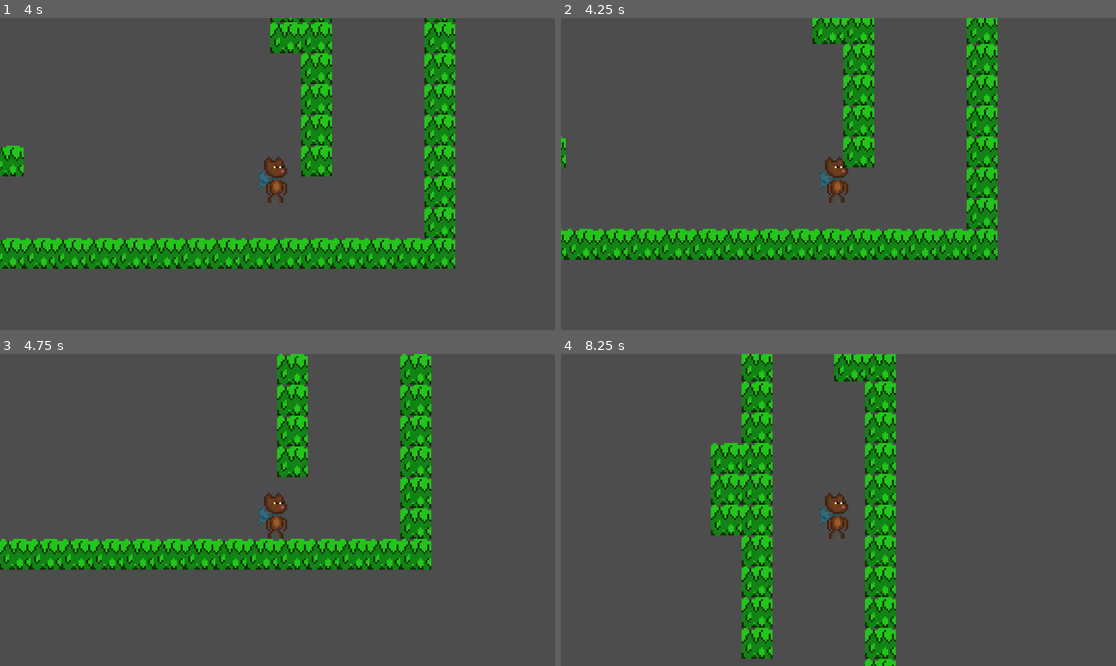
Above: before the commit, frames 1-4 (two rows, left to right).
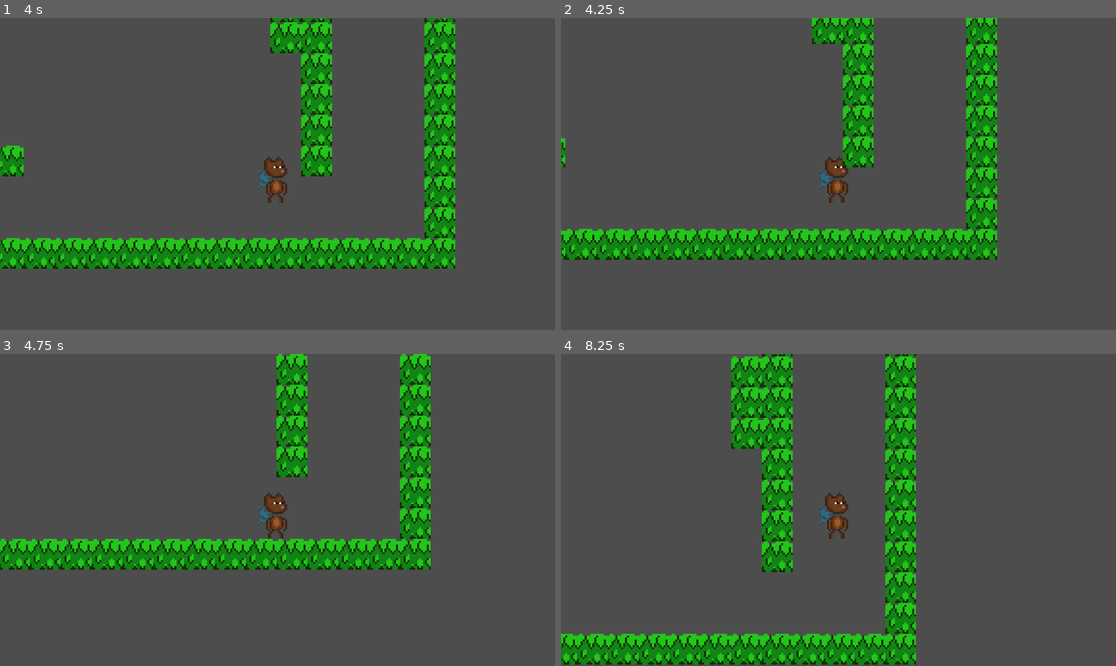
Above: after the commit, the same moments.

Repository: MichaelPherry/CapedSquirrel
Game: Godot game, scene res://scenes/testWorld.tscn
The game is run twice, just before and just after one commit, with the same random seed, the same clock (stepped at 60 frames per second) and the same inputs.
Inputs (mouse positions are in pixels of both pictures, inside the frame that each line leads up to):
- Up to frame 1 (4 s): tap Enter (ui_accept) at 0.5, 0.77, 3.77 s; move the mouse to (399, 158) at 0.52 s; hold Right (ui_right) 0.53-1.25 s; tap Shift (shift_key) at 0.6, 2.1, 3.6 s; click (399, 158) at 0.67 s; drag from (166, 189) to (249, 236) at 1.27 s; move the mouse to (333, 105) at 2.02 s; hold Left (ui_left) 2.03-2.75 s; drag from (249, 236) to (111, 127) at 2.77 s; move the mouse to (444, 220) at 3.52 s; hold Right (ui_right) from 3.53 s (still down)
- Up to frame 2 (4.25 s): keep holding Right (ui_right)
- Up to frame 3 (4.75 s): release Right (ui_right) at 4.25 s; drag from (111, 463) to (194, 432) at 4.27 s
- Up to frame 4 (8.25 s): tap Enter (ui_accept) at 5, 6.77 s; move the mouse to (866, 510) at 5.02 s; hold Right (ui_right) 5.03-5.75 s; tap Shift (shift_key) at 5.1, 6.6, 8.1 s; click (866, 510) at 5.17 s; drag from (755, 432) to (727, 525) at 5.77 s; move the mouse to (960, 494) at 6.52 s; hold Left (ui_left) 6.53-7.25 s; drag from (727, 525) to (810, 572) at 7.27 s; move the mouse to (894, 441) at 8.02 s; hold Right (ui_right) from 8.03 s (still down)

Frame 1 is identical in both runs. In frame 2, 2.6% of the frame differs, in the area x 0-79%, y 0-78%; in frame 3, 2.2%; in frame 4, 23%, in the area x 0-64%, y 0-100%.

Commit message:
walljump running smoothly

Diff:
--- a/scenes/player.tscn
+++ b/scenes/player.tscn
@@ -9,8 +9,9 @@
 [ext_resource type="Script" path="res://scripts/player scripts/player state machines/Jump_peak.gd" id="7_g71tp"]
 [ext_resource type="Script" path="res://scripts/player scripts/player state machines/Falling.gd" id="8_a6b5p"]
 [ext_resource type="Script" path="res://scripts/player scripts/player state machines/Gliding.gd" id="9_tfv5c"]
-[ext_resource type="Script" path="res://scripts/player scripts/player state machines/Walljump.gd" id="10_aoefu"]
+[ext_resource type="Script" path="res://scripts/player scripts/player state machines/WallCling.gd" id="10_aoefu"]
 [ext_resource type="Script" path="res://scripts/player scripts/player state machines/Hooked.gd" id="11_pbovq"]
+[ext_resource type="Script" path="res://scripts/player scripts/player state machines/Wall_jump.gd" id="12_nyltu"]
 
 [sub_resource type="AtlasTexture" id="AtlasTexture_7xy0o"]
 atlas = ExtResource("2_jh824")
@@ -31,7 +32,7 @@
 radius = 4.0
 height = 20.0
 
-[node name="Player" type="CharacterBody2D" node_paths=PackedStringArray("walk_state", "idle_state", "jump_peak_state", "fall_state", "jump_state", "glide_state", "walljump_state", "hooked_state")]
+[node name="Player" type="CharacterBody2D" node_paths=PackedStringArray("walk_state", "idle_state", "jump_peak_state", "fall_state", "jump_state", "glide_state", "wallcling_state", "walljump_state", "hooked_state")]
 script = ExtResource("1_w235m")
 walk_state = NodePath("Player_state_machine/Walking")
 idle_state = NodePath("Player_state_machine/Idle")
@@ -39,7 +40,8 @@
 fall_state = NodePath("Player_state_machine/Falling")
 jump_state = NodePath("Player_state_machine/Jumping")
 glide_state = NodePath("Player_state_machine/Gliding")
-walljump_state = NodePath("Player_state_machine/Wall_Jump")
+wallcling_state = NodePath("Player_state_machine/Wall_Cling")
+walljump_state = NodePath("Player_state_machine/Wall_jump")
 hooked_state = NodePath("Player_state_machine/Hooked")
 
 [node name="AnimatedSprite2D" type="AnimatedSprite2D" parent="."]
@@ -78,11 +80,16 @@
 script = ExtResource("9_tfv5c")
 animation_name = "idle"
 
-[node name="Wall_Jump" type="Node" parent="Player_state_machine"]
+[node name="Wall_Cling" type="Node" parent="Player_state_machine"]
 script = ExtResource("10_aoefu")
+animation_name = "idle"
 
 [node name="Hooked" type="Node" parent="Player_state_machine"]
 script = ExtResource("11_pbovq")
+animation_name = "idle"
+
+[node name="Wall_jump" type="Node" parent="Player_state_machine"]
+script = ExtResource("12_nyltu")
 
 [node name="coyote_timer" type="Timer" parent="."]
 one_shot = true
@@ -93,6 +100,13 @@
 [node name="jump_buffer_timer" type="Timer" parent="."]
 one_shot = true
 
+[node name="walljump_timer" type="Timer" parent="."]
+one_shot = true
+
+[node name="ignore_accel_timer" type="Timer" parent="."]
+
 [connection signal="timeout" from="coyote_timer" to="Player_state_machine/Falling" method="_on_coyote_timer_timeout"]
 [connection signal="timeout" from="fullhop_timer" to="Player_state_machine/Jumping" method="_on_fullhop_timer_timeout"]
 [connection signal="timeout" from="jump_buffer_timer" to="." method="_on_jump_buffer_timer_timeout"]
+[connection signal="timeout" from="walljump_timer" to="Player_state_machine/Wall_jump" method="_on_walljump_timer_timeout"]
+[connection signal="timeout" from="ignore_accel_timer" to="." method="_on_ignore_accel_timer_timeout"]
--- a/scripts/player scripts/player state machines/Falling.gd
+++ b/scripts/player scripts/player state machines/Falling.gd
@@ -22,6 +22,7 @@
 var can_jump = false
 var target_speed = 0
 
+var wall_jump = false
 
 func enter():
 	#when we have just entered fall, set a timer to remove our jump after a short duration (5ish frames)
@@ -38,12 +39,15 @@
 
 func exit():
 	coyote_timer.stop()
+	wall_jump = false
 	return
 
 func input_step(event: InputEvent) -> State:
 	#get movement and jump inputs, if jumped and still in coyote time, enter jump, otherwise buffer jump
 	if Input.is_action_just_pressed(PlayerData.controls["jump"]):
 		if can_jump:
+			if wall_jump:
+				return parent.walljump_state
 			return parent.jump_state
 		else:
 			jump_buffer_timer.start(PlayerData.JUMP_BUFFER_LENGTH)
@@ -59,16 +63,17 @@
 	#calculate acceleration and update velocities
 	var temp_accel = PlayerData.calcTempAccel(target_speed, parent.velocity.x, SPEED, PlayerData.AERIAL_ACCEL_MOD, PlayerData.AIR_DRAG)
 
-	parent.velocity.x += (temp_accel * delta*PlayerData.accel_modifier)
+	parent.velocity.x += (temp_accel * delta)
 	parent.velocity.y += GRAVITY*delta
+
+	if parent.velocity.y > MAX_FALL_SPEED:
+		parent.velocity.y = MAX_FALL_SPEED
+
+	parent.move_and_slide()
 
 	if Global.is_hooked:
 		return parent.hooked_state
-	#ensure we dont pass max fall speed
-	if parent.velocity.y > MAX_FALL_SPEED:
-		parent.velocity.y = MAX_FALL_SPEED
-	#move player and slide against walls and ceilings
-	parent.move_and_slide()
+
 	return parent.handle_air_collision()
 
 
--- a/scripts/player scripts/player state machines/Idle.gd
+++ b/scripts/player scripts/player state machines/Idle.gd
@@ -7,10 +7,6 @@
 func enter() -> void:
 	#ensure coyote_time if we enter fall state next
 	parent.fall_state.can_jump = true
-
-	parent.jump_state.wall_jump = 0
-	parent.jump_state.jump_modifier = 1
-	parent.jump_state.jump_boost_modifier = 1
 	#zero velocity and play animation
 	parent.velocity.x = 0
 	parent.sprite.play(animation_name)
--- a/scripts/player scripts/player state machines/Jump_peak.gd
+++ b/scripts/player scripts/player state machines/Jump_peak.gd
@@ -9,7 +9,7 @@
 
 #multipliers to increase velocity/acceleration respectively
 const ACCEL_MOD = 1.5
-const VEL_MOD = 1.35
+const VEL_MOD = 1.3
 #speed (base speed times velocity modifier )
 const SPEED = PlayerData.BASE_SPEED*VEL_MOD
 
@@ -50,7 +50,7 @@
 	#calculate acceleration and gravity, update velocity and move
 	var temp_accel = PlayerData.calcTempAccel(target_speed, parent.velocity.x, SPEED, ACCEL_MOD, PlayerData.AIR_DRAG)
 
-	parent.velocity.x += (temp_accel * delta*PlayerData.accel_modifier)
+	parent.velocity.x += (temp_accel * delta)
 	parent.velocity.y += (GRAVITY*delta)
 	#want to maybe implement a grace window where u get a boost in your jump if ur just about to clear an obstacle
 	parent.move_and_slide()
--- a/scripts/player scripts/player state machines/Jumping.gd
+++ b/scripts/player scripts/player state machines/Jumping.gd
@@ -15,9 +15,6 @@
 var current_gravity = 0
 var target_speed = 0
 
-var wall_jump = 0
-var jump_modifier = 1
-var jump_boost_modifier = 1
 
 
 func enter():
@@ -25,14 +22,11 @@
 	parent.fall_state.can_jump = false
 	#gravity is zero at start of jump (comes back in after fullhop or on key release)
 	current_gravity = 0
-	parent.walljump_state.current_gravity = 0
+	parent.wallcling_state.current_gravity = 0
 	#set y velocity to jump height and add jump boost if we are moving in a direction
-	parent.velocity.y = PlayerData.JUMP_VELOCITY*jump_modifier
-	if wall_jump == 0:
-		parent.velocity.x += sign(parent.velocity.x)*PlayerData.JUMP_BOOST*jump_boost_modifier
+	parent.velocity.y = PlayerData.JUMP_VELOCITY
+	parent.velocity.x += sign(parent.velocity.x)*PlayerData.JUMP_BOOST
 
-	else:
-		parent.velocity.x = (SPEED*wall_jump)+(wall_jump*PlayerData.JUMP_BOOST*jump_boost_modifier)
 	#set off fullhop timer to bring gravity back if player does not release jump
 	fullhop_timer.start(PlayerData.FULLHOP_LENGTH)
 	#calculate movement and set target speed
@@ -41,14 +35,10 @@
 
 	parent.sprite.play(animation_name)
 
-	jump_modifier = 1
-	jump_boost_modifier = 1
-	wall_jump = 0
 	return
 
 func exit():
-	PlayerData.accel_modifier = 1
-	return
+	pass
 
 func input_step(event: InputEvent) -> State:
 	#calculate movement and set target speed
@@ -57,6 +47,7 @@
 	# bring back gravity of jump key released
 	if Input.is_action_just_released(PlayerData.controls["jump"]):
 		current_gravity = PlayerData.DEFAULT_GRAVITY
+		parent.wallcling_state.current_gravity = parent.wallcling_state.GRAVITY
 		fullhop_timer.stop()
 	if Input.is_action_just_pressed(PlayerData.controls["glide"]):
 		return parent.glide_state
@@ -73,8 +64,8 @@
 	#calc accel and gravity and update velocities and move character
 	var temp_accel = PlayerData.calcTempAccel(target_speed, parent.velocity.x, SPEED, PlayerData.AERIAL_ACCEL_MOD, PlayerData.AIR_DRAG)
 
-	parent.velocity.x += (temp_accel * delta*PlayerData.accel_modifier)
-	parent.velocity.y += current_gravity * delta
+	parent.velocity.x += (temp_accel * delta)
+	parent.velocity.y += (current_gravity * delta)
 	parent.move_and_slide()
 
 	if Global.is_hooked:
@@ -97,4 +88,4 @@
 #brings back gravity after a certain amount of time if we dont release jump
 func _on_fullhop_timer_timeout():
 	current_gravity = PlayerData.DEFAULT_GRAVITY
-	parent.walljump_state.current_gravity = parent.walljump_state.GRAVITY
+	parent.wallcling_state.current_gravity = parent.wallcling_state.GRAVITY
--- a/scripts/player scripts/player state machines/Walking.gd
+++ b/scripts/player scripts/player state machines/Walking.gd
@@ -18,9 +18,6 @@
 	#re-enables coyote time if we fall off a ledge
 	parent.fall_state.can_jump = true
 
-	parent.jump_state.wall_jump = 0
-	parent.jump_state.jump_modifier = 1
-	parent.jump_state.jump_boost_modifier = 1
 	#get movement input
 	var direction = Input.get_axis(PlayerData.controls["left"], PlayerData.controls["right"])
 	target_speed = direction*SPEED
--- a/scripts/player scripts/player state machines/Walljump.gd
+++ b/scripts/player scripts/player state machines/WallCling.gd
@@ -1,7 +1,7 @@
 extends State
 
 
-const state_name = "walljump"
+const state_name = "wallcling"
 
 const SPEED =PlayerData.BASE_SPEED*.5
 
@@ -16,18 +16,18 @@
 var target_speed = 0
 var current_gravity = 0
 
+
 func enter():
 	parent.sprite.play(animation_name)
 
 
 	#get input, buffer jump if pressed and calculate movement direction
+	if PlayerData.jump_buffered:
+		return parent.walljump_state
 	if !(Input.is_action_pressed(PlayerData.controls["jump"])):
 		current_gravity = GRAVITY
 	if Input.is_action_just_pressed(PlayerData.controls["jump"]):
-		parent.jump_state.jump_modifier = WALLJUMP_HEIGHT
-		parent.jump_state.jump_boost_modifier = WALLJUMP_BOOST
-		PlayerData.accel_modifier = WALLJUMP_ACCEL
-		return parent.jump_state
+		return parent.walljump_state
 	var dir = Input.get_axis(PlayerData.controls["left"], PlayerData.controls["right"])
 	target_speed = dir*SPEED
 
@@ -43,10 +43,7 @@
 	if !(Input.is_action_pressed(PlayerData.controls["jump"])):
 		current_gravity = GRAVITY
 	if Input.is_action_just_pressed(PlayerData.controls["jump"]):
-		parent.jump_state.jump_modifier = WALLJUMP_HEIGHT
-		parent.jump_state.jump_boost_modifier = WALLJUMP_BOOST
-		PlayerData.accel_modifier = WALLJUMP_ACCEL
-		return parent.jump_state
+		return parent.walljump_state
 	var dir = Input.get_axis(PlayerData.controls["left"], PlayerData.controls["right"])
 	target_speed = dir*SPEED
 	return null
@@ -55,26 +52,20 @@
 	return null
 
 func physics_step(delta) -> State:
-	parent.velocity.x += (target_speed)*0.25*delta
-	parent.velocity.y += (current_gravity*delta)
+	#calc accel and gravity and update velocities and move character
+	var temp_accel = PlayerData.calcTempAccel(target_speed, parent.velocity.x, SPEED, PlayerData.AERIAL_ACCEL_MOD, PlayerData.AIR_DRAG)
 
+	parent.velocity.x += (temp_accel * delta)
+	parent.velocity.y += current_gravity * delta
 	parent.move_and_slide()
 
 	if Global.is_hooked:
 		return parent.hooked_state
 
 	if !(parent.is_on_wall()):
-		parent.jump_state.jump_modifier = 1
-		parent.jump_state.jump_boost_modifier = 1
-		PlayerData.accel_modifier = 1
-		parent.jump_state.wall_jump = 0
-		if parent.velocity.y > (PlayerData.HANG_THRESHOLD):
-			return parent.fall_state
-		return parent.jump_peak_state
+		parent.fall_state.can_jump = true
+		parent.fall_state.wall_jump = true
+		return parent.fall_state
 	if parent.is_on_floor():
-		parent.jump_state.wall_jump = 0
-		PlayerData.accel_modifier = 1
-		parent.jump_state.jump_modifier = 1
-		parent.jump_state.jump_boost_modifier = 1
 		return parent.idle_state
 	return null
--- /dev/null
+++ b/scripts/player scripts/player state machines/Wall_jump.gd
@@ -0,0 +1,84 @@
+extends State
+
+@onready
+var exit_timer = $"../../walljump_timer"
+
+@onready
+var accel_timer = $"../../ignore_accel_timer"
+
+const state_name = "walljump"
+
+const SPEED =PlayerData.BASE_SPEED*.5
+
+const WALLJUMP_BOOST = 6
+const WALLJUMP_HEIGHT = .8
+
+const ACCEL_MOD = PlayerData.AERIAL_ACCEL_MOD*2
+const VEL_MOD = 1.5
+
+const TIME_IN_WALLJUMP = .24
+const TIME_IN_NOACCEL = .18
+
+var GRAVITY = PlayerData.DEFAULT_GRAVITY
+
+var target_speed = 0
+var current_gravity = 0
+
+var wall_norm = 0
+
+func enter():
+	current_gravity = 0
+
+	accel_timer.stop
+	exit_timer.start(TIME_IN_WALLJUMP)
+	parent.sprite.play(animation_name)
+	target_speed = (((PlayerData.BASE_SPEED*VEL_MOD)+ (PlayerData.JUMP_BOOST*WALLJUMP_BOOST))*wall_norm)
+	parent.velocity.y = PlayerData.JUMP_VELOCITY*WALLJUMP_HEIGHT
+	wall_norm = 0
+	#get input, buffer jump if pressed and calculate movement direction
+	if !(Input.is_action_pressed(PlayerData.controls["jump"])):
+		parent.state_machine.change_state(parent.jump_peak_state)
+
+
+
+	return
+
+func exit():
+	PlayerData.ignore_accel = true
+
+	exit_timer.stop()
+
+	accel_timer.start(TIME_IN_NOACCEL)
+	pass
+
+
+func input_step(event: InputEvent) -> State:
+	#get input, buffer jump if pressed and calculate movement direction
+	if !(Input.is_action_pressed(PlayerData.controls["jump"])):
+		current_gravity = GRAVITY
+	if Input.is_action_just_pressed(PlayerData.controls["glide"]):
+		return parent.glide_state
+	return null
+
+func logic_step(delta) -> State:
+	return null
+
+func physics_step(delta) -> State:
+	#calc accel and gravity and update velocities and move character
+	var temp_accel = PlayerData.calcTempAccel(target_speed, parent.velocity.x, SPEED, ACCEL_MOD, PlayerData.AIR_DRAG)
+
+	parent.velocity.x += (temp_accel * delta)
+	parent.velocity.y += current_gravity * delta
+	parent.move_and_slide()
+
+	if Global.is_hooked:
+		return parent.hooked_state
+
+	return parent.handle_air_collision()
+
+
+
+
+
+func _on_walljump_timer_timeout():
+	parent.state_machine.change_state(parent.jump_peak_state)
--- a/scripts/player scripts/player.gd
+++ b/scripts/player scripts/player.gd
@@ -13,6 +13,8 @@
 var jump_state: State
 @export
 var glide_state: State
+@export
+var wallcling_state: State
 @export
 var walljump_state: State
 @export
@@ -32,6 +34,7 @@
 
 
 func _physics_process(delta):
+
 	state_machine.physics_step(delta)
 
 
@@ -46,11 +49,7 @@
 	#otherwise check if our jump has interrupted and we landed
 		#(edit: i dont think this is actually possible since we must be traveling upwards, but its here just in case)
 	if self.is_on_floor():
-		jump_state.wall_jump = 0
-		jump_state.jump_modifier = 1
-		jump_state.jump_boost_modifier = 1
-
-		PlayerData.accel_modifier = 1
+		PlayerData.ignore_accel = false
 		if PlayerData.jump_buffered:
 			return jump_state
 		if Global.is_hooked:
@@ -63,8 +62,9 @@
 	for i in self.get_slide_collision_count():
 		var norm_x = self.get_slide_collision(i).get_normal().x
 		if abs(norm_x) == 1:
-			jump_state.wall_jump = norm_x
-			return walljump_state
+			PlayerData.ignore_accel = false
+			walljump_state.wall_norm = norm_x
+			return wallcling_state
 
 	return null
 
@@ -86,3 +86,10 @@
 func _on_jump_buffer_timer_timeout():
 	PlayerData.jump_buffered = false
 	return
+
+
+
+
+
+func _on_ignore_accel_timer_timeout():
+	PlayerData.ignore_accel = false
--- a/scripts/player scripts/player_data.gd
+++ b/scripts/player scripts/player_data.gd
@@ -35,7 +35,7 @@
 #booleans dealing with player
 var jump_buffered = false
 var conserve_momentum = true
-var accel_modifier = 1
+var ignore_accel = false
 #dictionary respresenting control scheme
 var controls = {"left": "ui_left", "right": "ui_right", "jump": "ui_accept", "glide": "shift_key", "crouch": "ui_down"}
 
@@ -43,6 +43,8 @@
 	#magic function to calculate acceleration based on magic stuff
 	var base_accel = BASE_ACCELERATION
 	var speed_diff = target_speed-current_speed
+	if ignore_accel:
+		return drag*(sign(speed_diff))
 
 	if (abs(target_speed) < STOP_VEL):
 		base_accel = BASE_DECCELERATION
--- a/scripts/state machine/state_machine.gd
+++ b/scripts/state machine/state_machine.gd
@@ -17,7 +17,8 @@
 
 	current_state = new_state
 	current_state.enter()
-	print(current_state)
+	#print(current_state)
+
 
 func physics_step(delta: float) -> void:
 	var new_state = current_state.physics_step(delta)
Not shown: 1 places in scenes/player.tscn that only renumber resources
